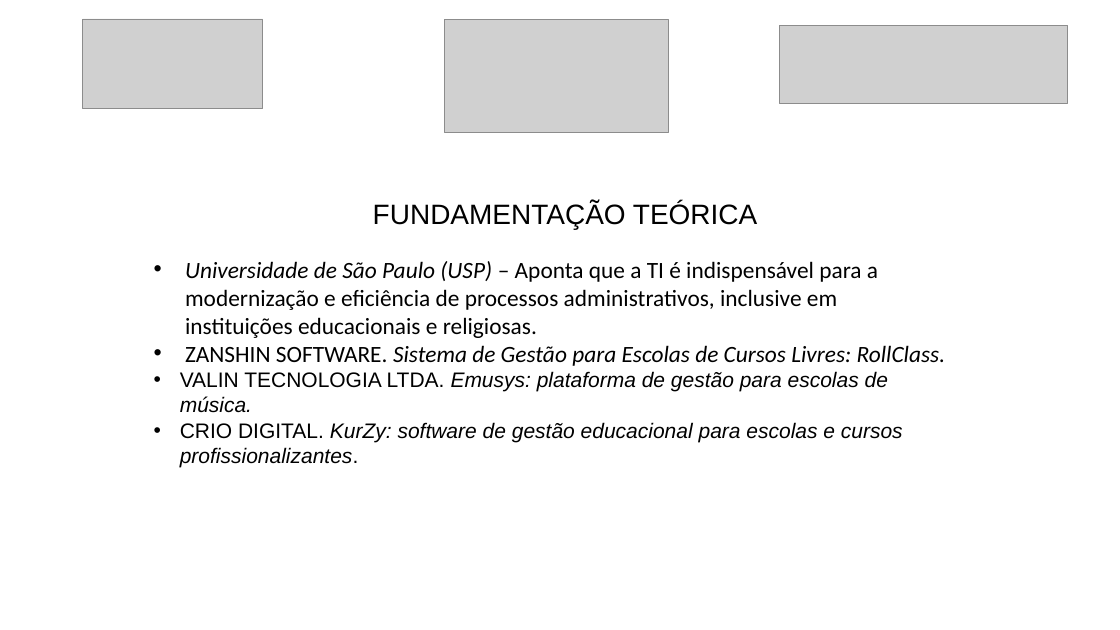
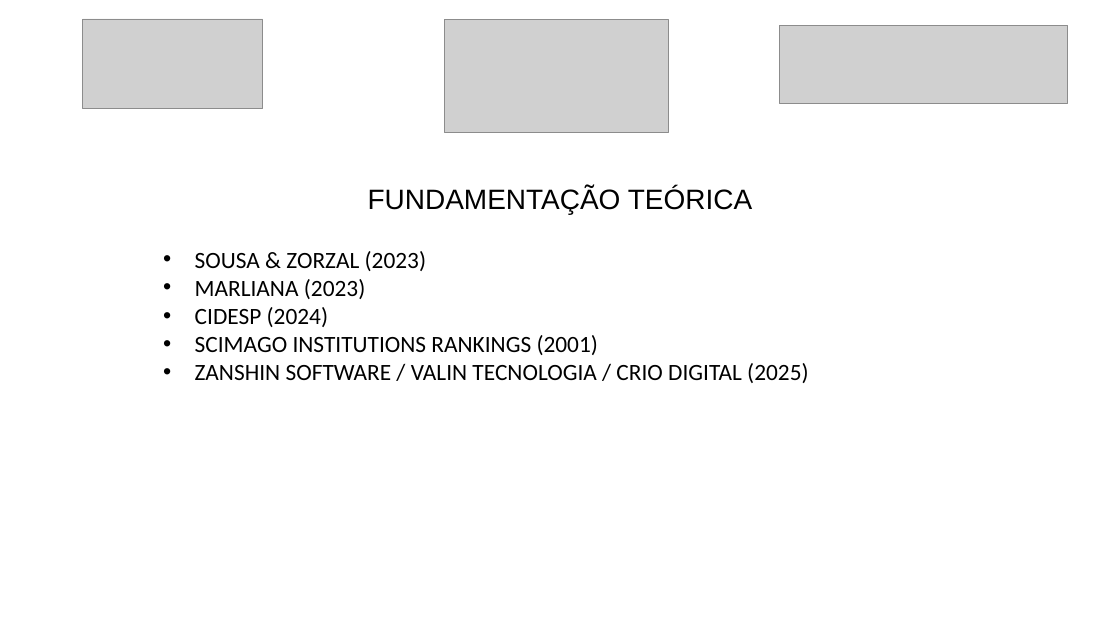
Before and after one commit to luanmenezesx/TCC-CCB, a slide deck: slide 5 of Modelo slides apresentação TCC.pptx. Drawn at 1120x630 pixels with LibreOffice and Linux fonts; fonts in the diff are those of the drawing; grey boxes stand for pictures. Boxes give left, top, right and bottom in pixels: in the first picture for what was removed or moved away, otherwise in the second. Text is boxed around its words. In the diff, an @@ line names an element or a change of style, - is before the commit and + after.

```diff
--- a/Modelo slides apresentação TCC.pptx
+++ b/Modelo slides apresentação TCC.pptx
@@ title "FUNDAMENTAÇÃO TEÓRICA": place and size @@
-title "FUNDAMENTAÇÃO TEÓRICA" at (373,202,757,229)
+title "FUNDAMENTAÇÃO TEÓRICA" at (368,189,752,215)
@@ subtitle at (195,251,808,383): text changed; italic off @@
-• Universidade de São Paulo (USP) – Aponta que a TI é indispensável para a modernização e eficiência de processos administrativos, inclusive em instituições educacionais e religiosas.
-• ZANSHIN SOFTWARE. Sistema de Gestão para Escolas de Cursos Livres: RollClass.
-• VALIN TECNOLOGIA LTDA. Emusys: plataforma de gestão para escolas de música.
-• CRIO DIGITAL. KurZy: software de gestão educacional para escolas e cursos profissionalizantes.
+• SOUSA & ZORZAL (2023)
+• MARLIANA (2023)
+• CIDESP (2024)
+• SCIMAGO INSTITUTIONS RANKINGS (2001)
+• ZANSHIN SOFTWARE / VALIN TECNOLOGIA / CRIO DIGITAL (2025)
```
Also in this commit, not shown: 8 other slides changed, 1 other file.
